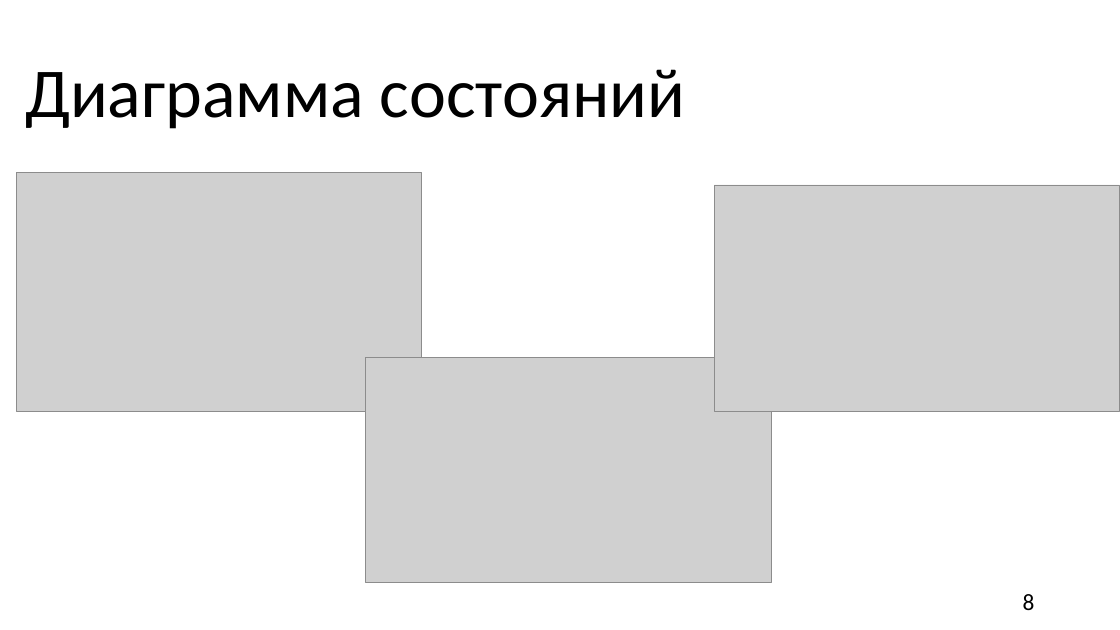
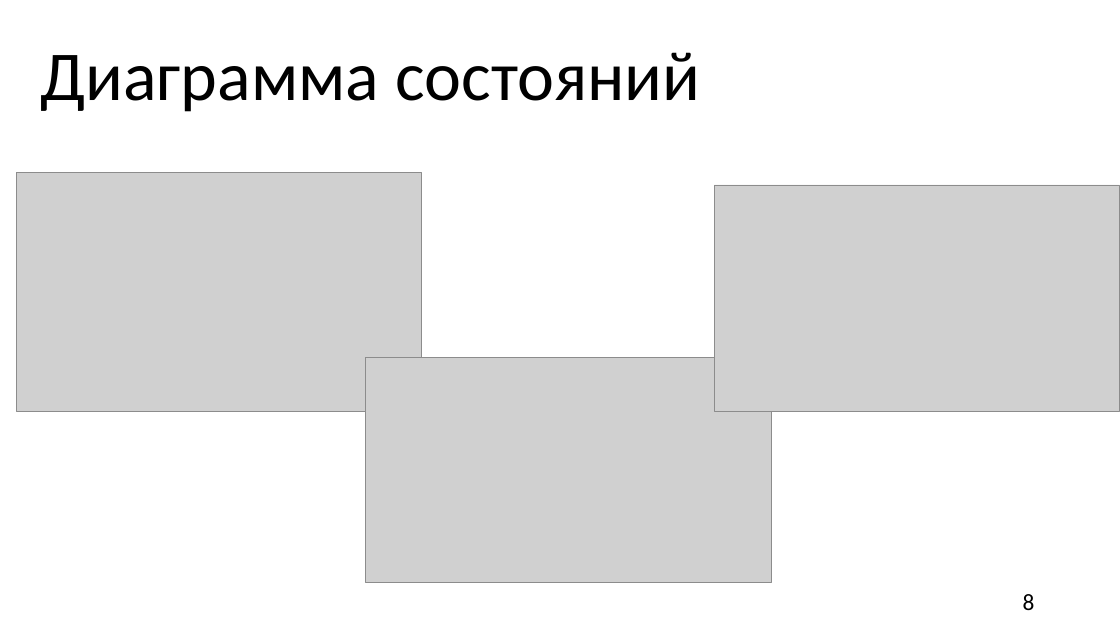
Before and after one commit to TiltInteractive/The-game-Resperation-, a slide deck: slide 8 of Б9121_09_03_03пикд_команда_4_презентация.pptx. Drawn at 1120x630 pixels with LibreOffice and Linux fonts; fonts in the diff are those of the drawing; grey boxes stand for pictures; background and template pictures are left out. Boxes give left, top, right and bottom in pixels: in the first picture for what was removed or moved away, otherwise in the second. Text is boxed around its words. In the diff, an @@ line names an element or a change of style, - is before the commit and + after.

```diff
--- a/Б9121_09_03_03пикд_команда_4_презентация.pptx
+++ b/Б9121_09_03_03пикд_команда_4_презентация.pptx
@@ title "Диаграмма состояний": place and size @@
-title "Диаграмма состояний" at [25,69,685,129]
+title "Диаграмма состояний" at [40,52,700,112]
```
Also in this commit, not shown: 9 other slides changed.
